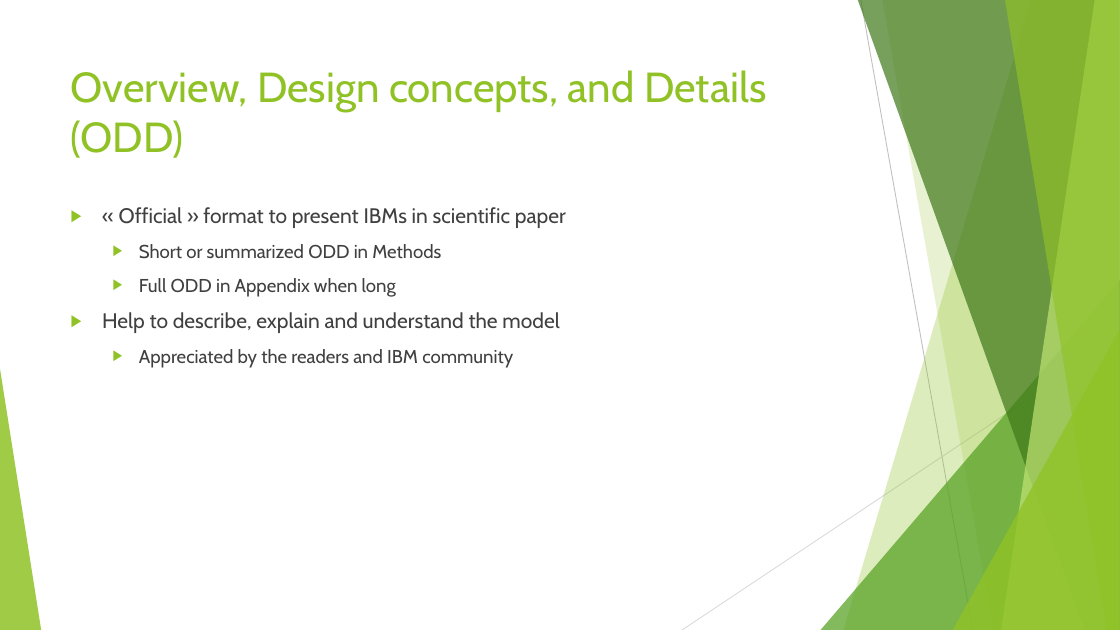
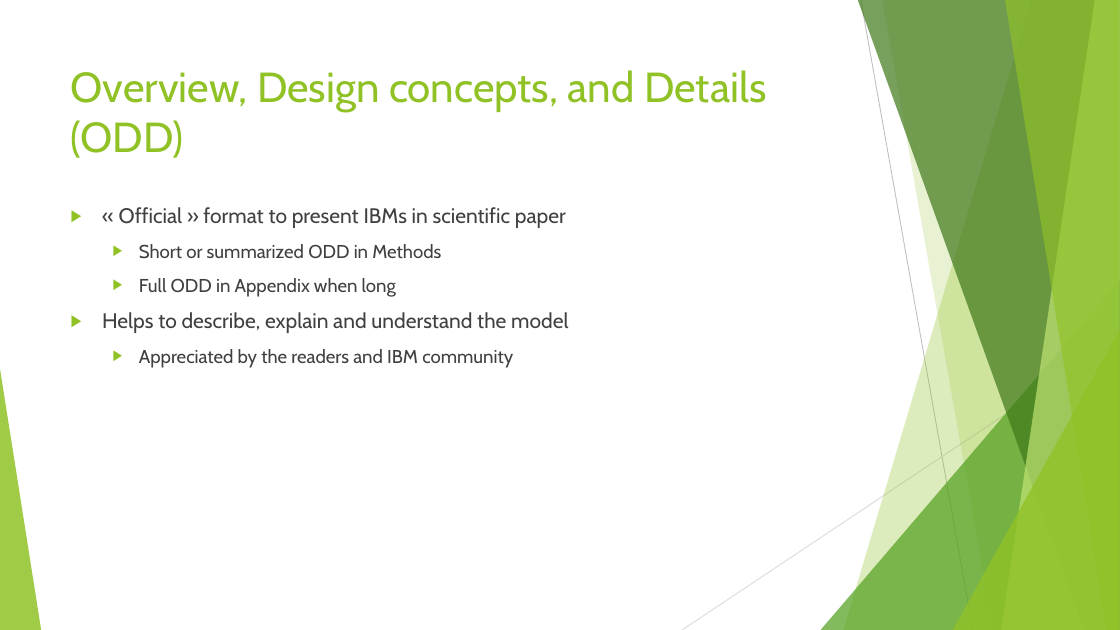
Before and after one commit to SarahBauduin/formation_IBM_NetLogoR, a slide deck: slide 7 of docs/slides/5_Publish.pptx. Drawn at 1120x630 pixels with LibreOffice and Linux fonts; fonts in the diff are those of the drawing. Boxes give left, top, right and bottom in pixels: in the first picture for what was removed or moved away, otherwise in the second. Text is boxed around its words. In the diff, an @@ line names an element or a change of style, - is before the commit and + after.

```diff
--- a/docs/slides/5_Publish.pptx
+++ b/docs/slides/5_Publish.pptx
@@ text at (102, 312, 568, 333): text changed @@
-▶ Help to describe, explain and understand the model
+▶ Helps to describe, explain and understand the model
```
Also in this commit, not shown: 1 other slide changed, 6 other files.
